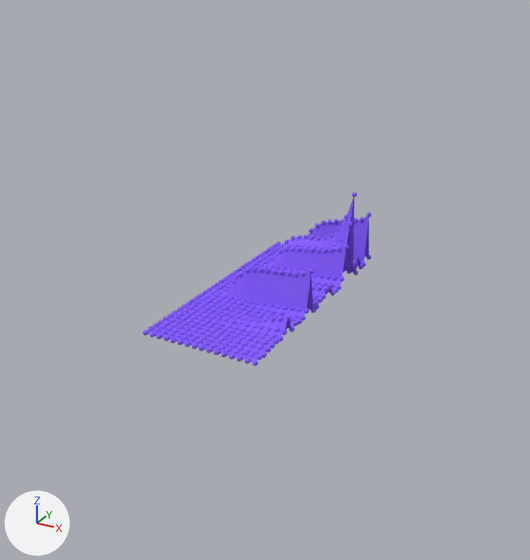
One commit to the Blender file src/Data Visualization.blend: the scene before it, then after it.
One viewpoint serves both versions: a camera (50 mm lens) standing at (42.6, -78.5, 35.0) and looking at (0.7, -2.4, -3.1). Arrows for +X, +Y and +Z are at lower left; the lights stay in place.

The first picture shows 'heightmap.001', 'scatterplot.002'.
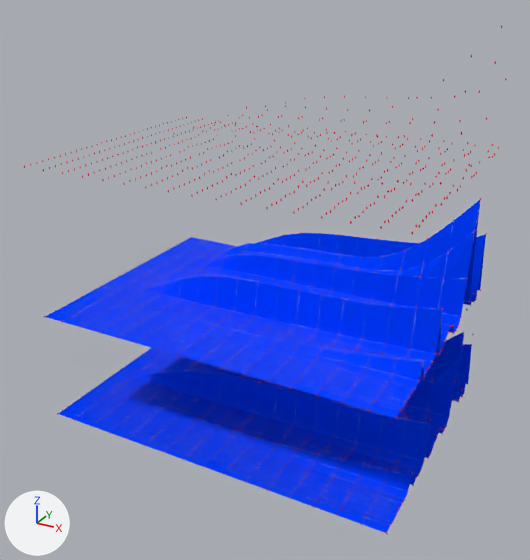
Changed parts and their boxes (x1, y1, x2, y2) in the pictures (530 x 560 px; the box of a moved part takes in the faces that stretch with it):
'heightmap', added (blue)
    after: (45, 200, 486, 418)
'z_heightmap_BSpline', added (blue)
    after: (58, 332, 472, 533)
'heightmap.001', deleted (purple)
    before: (148, 197, 369, 362)
'scatterplot.002', recoloured, reshaped, moved (111% wider, 19% taller)
    before: (143, 192, 371, 366)
    after: (24, 26, 506, 234)
'scatterplot', added
    after: (44, 198, 486, 420)
'scatterplot.001', added
    after: (57, 309, 474, 534)
part 1 of me_scatterplot_mesh, moved or reshaped
    before: (143, 192, 371, 366)
    after: (24, 26, 506, 534)

The change, as a list of edits to the scene's bpy script:
```text
Change mat_material:
    mat_material.base_color: (0.266, 0.131, 1.0) -> (1.0, 0.013, 0.0384)  # purple #8d65ff -> red #ff1e37
Change mat_material_001:
    mat_material_001.base_color: (0.266, 0.131, 1.0) -> (0.0, 0.0478, 1.0)  # purple #8d65ff -> blue #003eff
Add mat_wfmaterial_001:
    mat_wfmaterial_001 = diffuse_material('wfMaterial.001')
    mat_wfmaterial_001.base_color = (1.0, 0.916, 0.942)  # white #fff5f8
Add mat_material_003:
    mat_material_003 = diffuse_material('material.003')
    mat_material_003.base_color = (0.0, 0.0478, 1.0)  # blue #003eff
Change me_scatterplot_mesh:
    used by ob_scatterplot_002; location = (0.0, 0.0, 0.0)
    remove me_scatterplot_mesh.from_pydata(...)  # 6720 vertices, 11200 faces; spans x -7.9..7.9, y -17.3..17.3, z -6.4..6.4
    add me_scatterplot_mesh.from_pydata(...)  # 3570 vertices, 4760 faces; spans x -24.1..24.1, y -17.1..17.1, z -8.1..8.1
    me_scatterplot_mesh part 1: 6720 vertices removed from x -7.9..7.9, y -17.3..17.3, z -6.4..6.4; 3570 vertices added at x -24.1..24.1, y -17.1..17.1, z -8.1..8.1
Add me_z_heightmap_bspline_mesh:
    me_z_heightmap_bspline_mesh.from_pydata(...)  # 595 vertices, 544 faces; spans x -24.0..24.0, y -17.0..17.0, z -6.3..6.3
    me_z_heightmap_bspline_mesh.materials.append(mat_material_003)  # blue #003eff
    me_z_heightmap_bspline_mesh.materials.append(mat_wfmaterial_001)  # white #fff5f8
Add me_heightmap_mesh:
    me_heightmap_mesh.from_pydata(...)  # 595 vertices, 544 faces; spans x -24.0..24.0, y -17.0..17.0, z -7.9..7.9
    me_heightmap_mesh.materials.append(mat_material_001)  # blue #003eff
    me_heightmap_mesh.materials.append(mat_wfmaterial)  # cyan #aafffc
Change ob_scatterplot_002:
    ob_scatterplot_002.location: (0.0, 0.0, 0.0) -> (0.0, 0.0, 20.0)
Remove ob_heightmap_001:
    ob_heightmap_001 = bpy.data.objects.new('heightmap.001', me_heightmap_mesh_001)
    ob_heightmap_001.location = (0.0, 0.0, 0.0)
    _m = ob_heightmap_001.modifiers.new('wf', 'WIREFRAME')
    _m.thickness = 0.005
    _m.use_replace = False
    _m.material_offset = 1
Add ob_z_heightmap_bspline:
    ob_z_heightmap_bspline = bpy.data.objects.new('z_heightmap_BSpline', me_z_heightmap_bspline_mesh)
    ob_z_heightmap_bspline.location = (0.0, 0.0, -16.6)
    _m = ob_z_heightmap_bspline.modifiers.new('wf', 'WIREFRAME')
    _m.thickness = 0.01
    _m.use_replace = False
    _m.material_offset = 1
Add ob_heightmap:
    ob_heightmap = bpy.data.objects.new('heightmap', me_heightmap_mesh)
    ob_heightmap.location = (0.0, 0.0, 0.0)
    _m = ob_heightmap.modifiers.new('wf', 'WIREFRAME')
    _m.thickness = 0.01
    _m.use_replace = False
    _m.material_offset = 1
Add ob_scatterplot_001:
    ob_scatterplot_001 = bpy.data.objects.new('scatterplot.001', me_scatterplot_mesh)
    ob_scatterplot_001.location = (0.0, 0.0, -15.0)
Add ob_scatterplot:
    ob_scatterplot = bpy.data.objects.new('scatterplot', me_scatterplot_mesh)
    ob_scatterplot.location = (0.0, 0.0, 0.0)
```
